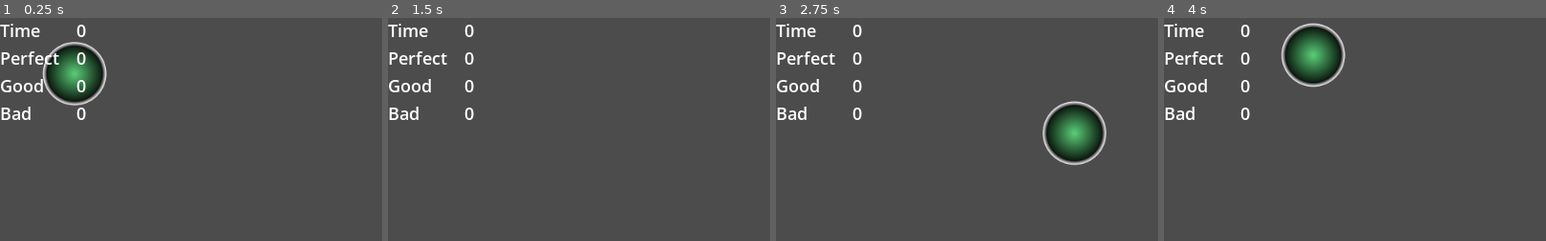
Above: before the commit, frames 1-4 (left to right).
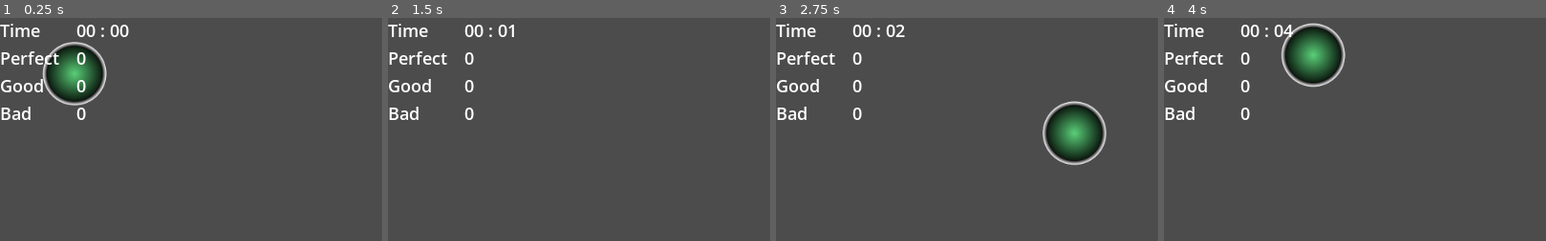
Above: after the commit, the same moments.

Repository: fractalbach/easy_rhythm
Game: Godot game, scene res://game.tscn
Two runs of this game, one before a commit and one after it. Both use one fixed random seed, a clock stepped at 60 frames per second and the inputs below.
Inputs:
- Up to frame 1 (0.25 s): no input
- Up to frame 2 (1.5 s): no input
- Up to frame 3 (2.75 s): no input
- Up to frame 4 (4 s): no input
The pictures show only the part of the screen within x 0-50%, y 0-50%; the shares and areas given below are measured in that part.

The runs differ from the first frame. In frame 1, 0.3% of the frame differs, in the area x 22-34%, y 2-9%; in frame 2, 0.2%; in frame 3, 0.3%; in frame 4, 0.3%.

Commit message:
added experimental audio generator

Diff:
--- /dev/null
+++ b/src/MyAudioGen.gd
@@ -0,0 +1,36 @@
+extends Node
+
+var notes = [261.63, 293.66, 329.63, 349.23, 392.00, 440.00, 493.88, 523.25]
+var c4 = 261.63 # frequency (hz) of middle C (also called c4)
+var multipliers = [1.0, 1.12, 1.26, 1.33, 1.5, 1.68, 1.89, 2.0]
+var sample_hz = 22050.0 # Keep the number of samples to mix low, GDScript is not super fast.
+var phase = 0.0
+var playback: AudioStreamPlayback = null # Actual playback stream, assigned in _ready().
+onready var player: AudioStreamPlayer = $AudioStreamPlayer
+
+
+func _fill_buffer(pulse_hz: float):
+	pulse_hz = pulse_hz
+	var increment = pulse_hz / sample_hz
+	var to_fill = playback.get_frames_available()
+	while to_fill > 0:
+		playback.push_frame(Vector2.ONE * sin(phase * TAU)) # Audio frames are stereo.
+		phase = fmod(phase + increment, 1.0)
+		to_fill -= 1
+
+
+func _ready():
+	player.stream.mix_rate = sample_hz # Setting mix rate is only possible before play().
+	playback = player.get_stream_playback()
+
+
+func enable(n: int):
+	player.set_pitch_scale(multipliers[n-1])
+	# player.volume_db = -( multipliers[n-1] - 1 )
+	# var hz: float = float(notes[n-1])
+	_fill_buffer(440.0)
+	player.play()
+
+
+func disable():
+	pass
--- a/src/PianoKey/PianoKey.gd
+++ b/src/PianoKey/PianoKey.gd
@@ -8,6 +8,7 @@
 const PERFECT_HIT = 2
 
 var action_name = ""
+onready var player = get_tree().get_root().get_node("game/MyAudioGen")
 
 
 func set_action_name(name):
@@ -23,8 +24,10 @@
 		return
 	if event.is_action_pressed(action_name):
 		handle_note_hit()
+		player.enable(int(action_name.right(1)))
 	elif event.is_action_released(action_name):
 		play("default")
+		player.disable()
 
 
 func handle_note_hit() -> void:
--- a/src/game.gd
+++ b/src/game.gd
@@ -1,5 +1,6 @@
 extends Node2D
 
+onready var start_time = OS.get_ticks_msec()
 onready var counter_time    = $Control/Info/Values/Counter_Time
 onready var counter_perfect = $Control/Info/Values/Counter_Perfect
 onready var counter_good    = $Control/Info/Values/Counter_Good
@@ -27,10 +28,20 @@
 	return 100 + (100 * note_index) + (0 if note_index < 4 else 100)
 
 
+
+# warning-ignore:unused_argument
+func _process(delta: float) -> void:
+	var milliseconds = OS.get_ticks_msec() - start_time
+	var seconds = milliseconds / 1000
+	var minutes = seconds / 60
+	seconds = seconds - minutes*60
+	# milliseconds = milliseconds - seconds*1000 - minutes*60000
+	# counter_time.text = "%02d : %02d : %03d" % [minutes, seconds, milliseconds]
+	counter_time.text = "%02d : %02d" % [minutes, seconds]
+
+
 var note_counter = 101
 var next_end_count = 100
-
-
 
 func _physics_process(_delta: float) -> void:
 	note_counter += 1
@@ -63,7 +74,3 @@
 func _unhandled_input(event: InputEvent) -> void:
 	if event.is_action_pressed("quit_game"):
 		get_tree().quit()
-
-
-func _process(delta: float) -> void:
-	pass
--- a/src/game.tscn
+++ b/src/game.tscn
@@ -1,6 +1,7 @@
-[gd_scene load_steps=5 format=2]
+[gd_scene load_steps=7 format=2]
 
 [ext_resource path="res://fonts/OpenSans-Semibold.ttf" type="DynamicFontData" id=1]
+[ext_resource path="res://MyAudioGen.gd" type="Script" id=2]
 [ext_resource path="res://game.gd" type="Script" id=4]
 
 [sub_resource type="DynamicFont" id=1]
@@ -9,6 +10,9 @@
 
 [sub_resource type="Theme" id=2]
 default_font = SubResource( 1 )
+
+[sub_resource type="AudioStreamGenerator" id=3]
+buffer_length = 0.2
 
 [node name="game" type="Node2D"]
 script = ExtResource( 4 )
@@ -109,3 +113,9 @@
 margin_left = 245.0
 margin_right = 245.0
 margin_bottom = 186.0
+
+[node name="MyAudioGen" type="Node" parent="."]
+script = ExtResource( 2 )
+
+[node name="AudioStreamPlayer" type="AudioStreamPlayer" parent="MyAudioGen"]
+stream = SubResource( 3 )
